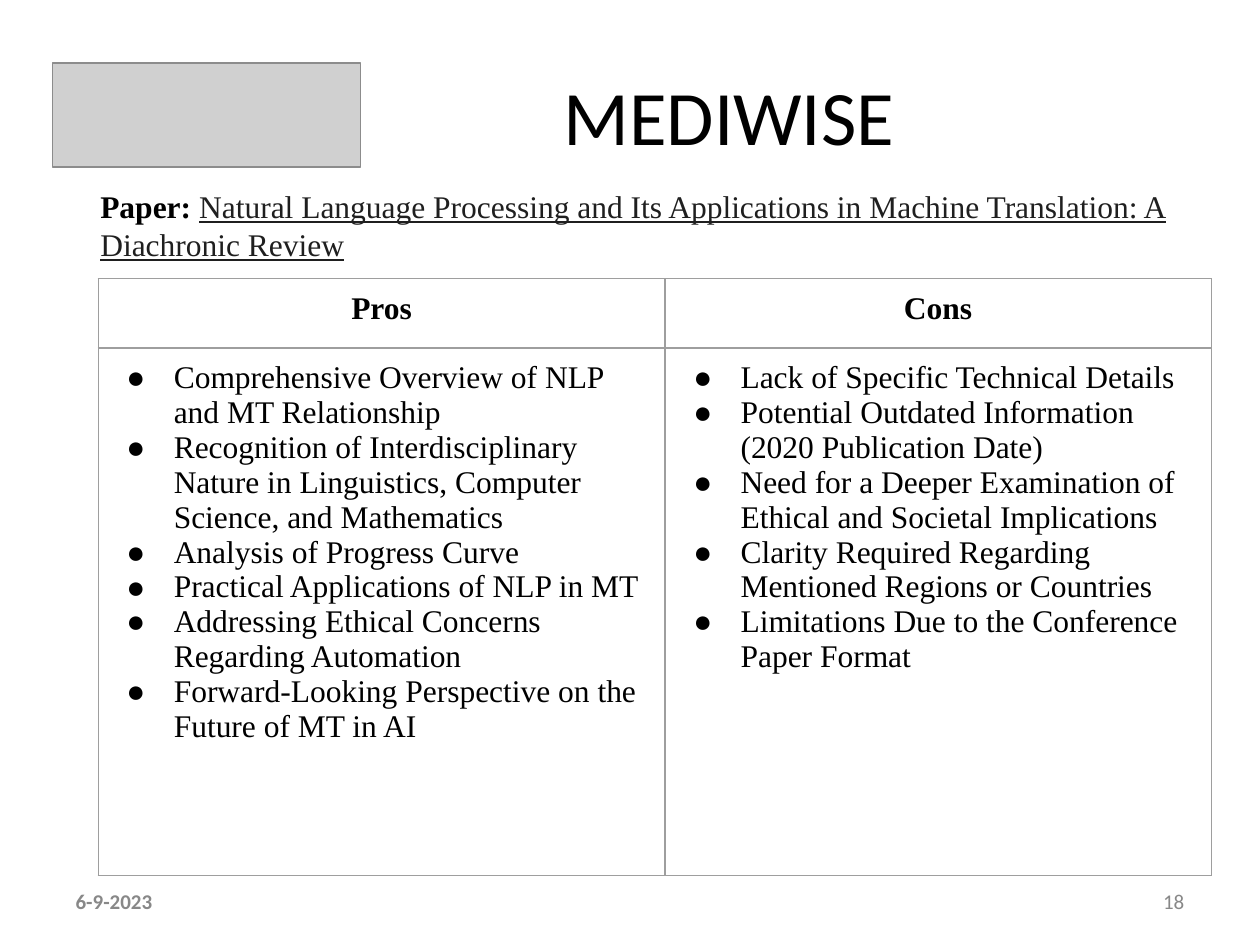
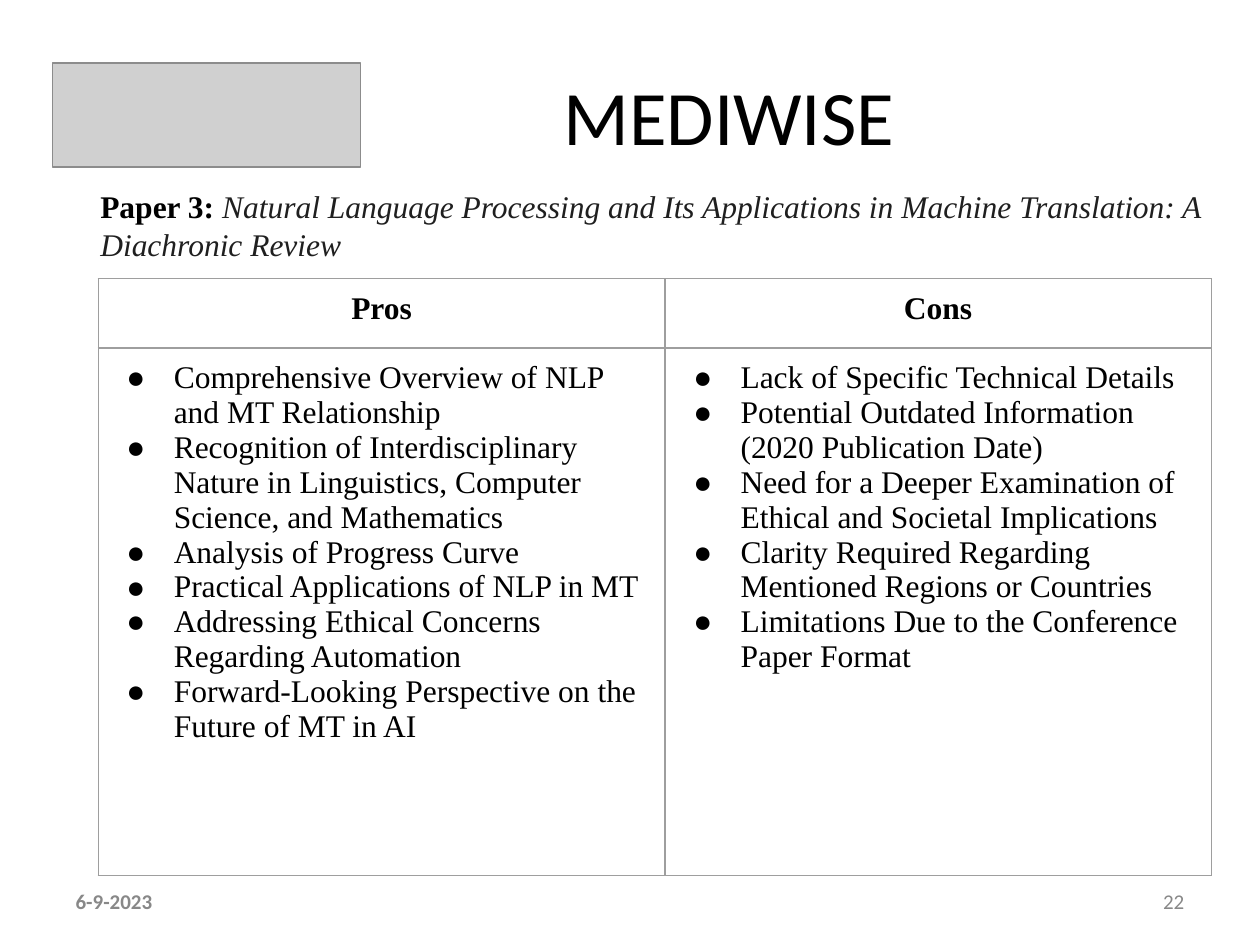
Before and after one commit to ani23-11/MediWise, a slide deck: slide 22 of ppt and references/Main - PPT Template Ctech.pptx (slide 18 before the commit). Drawn at 1260x945 pixels with LibreOffice and Linux fonts; fonts in the diff are those of the drawing; grey boxes stand for pictures. Boxes give left, top, right and bottom in pixels: in the first picture for what was removed or moved away, otherwise in the second. Text is boxed around its words. In the diff, an @@ line names an element or a change of style, - is before the commit and + after.

```diff
--- a/ppt and references/Main - PPT Template Ctech.pptx
+++ b/ppt and references/Main - PPT Template Ctech.pptx
@@ text at (100, 196, 1201, 257): text changed; italic on @@
-Paper: Natural Language Processing and Its Applications in Machine Translation: A Diachronic Review
+Paper 3: Natural Language Processing and Its Applications in Machine Translation: A Diachronic Review
@@ page number at (1163, 895, 1184, 909): text changed @@
-18
+22
```
Also in this commit, not shown: 19 other slides changed, 4 slides added, 1 other file.
